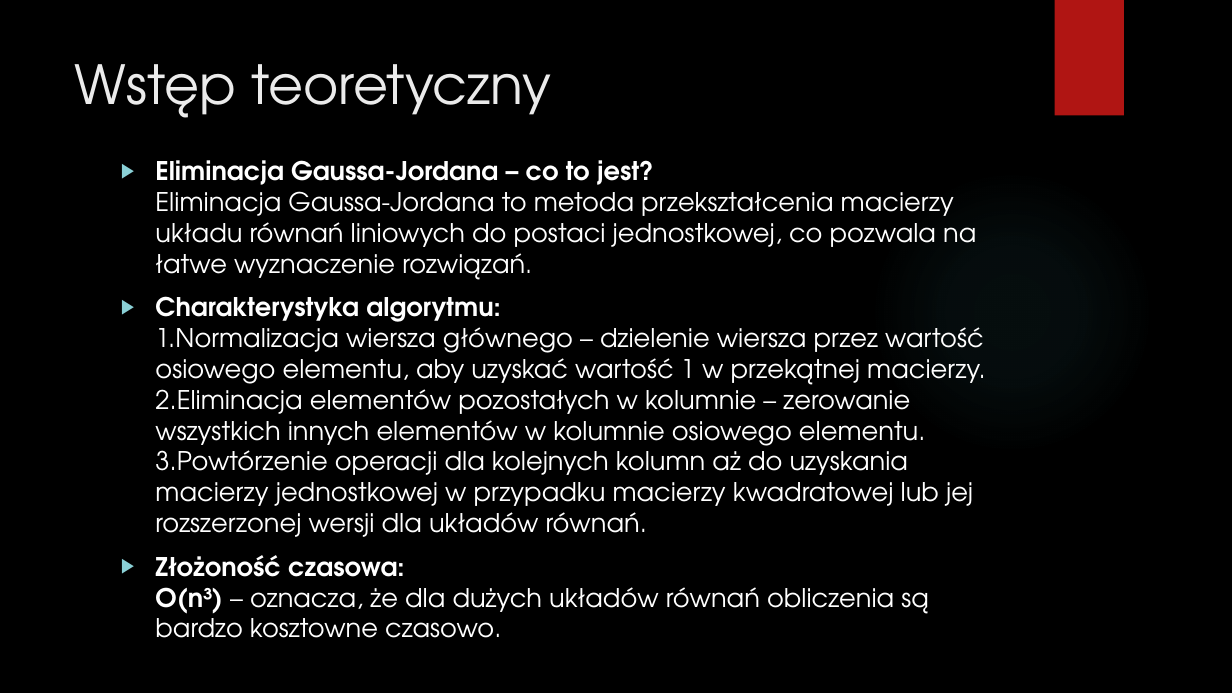
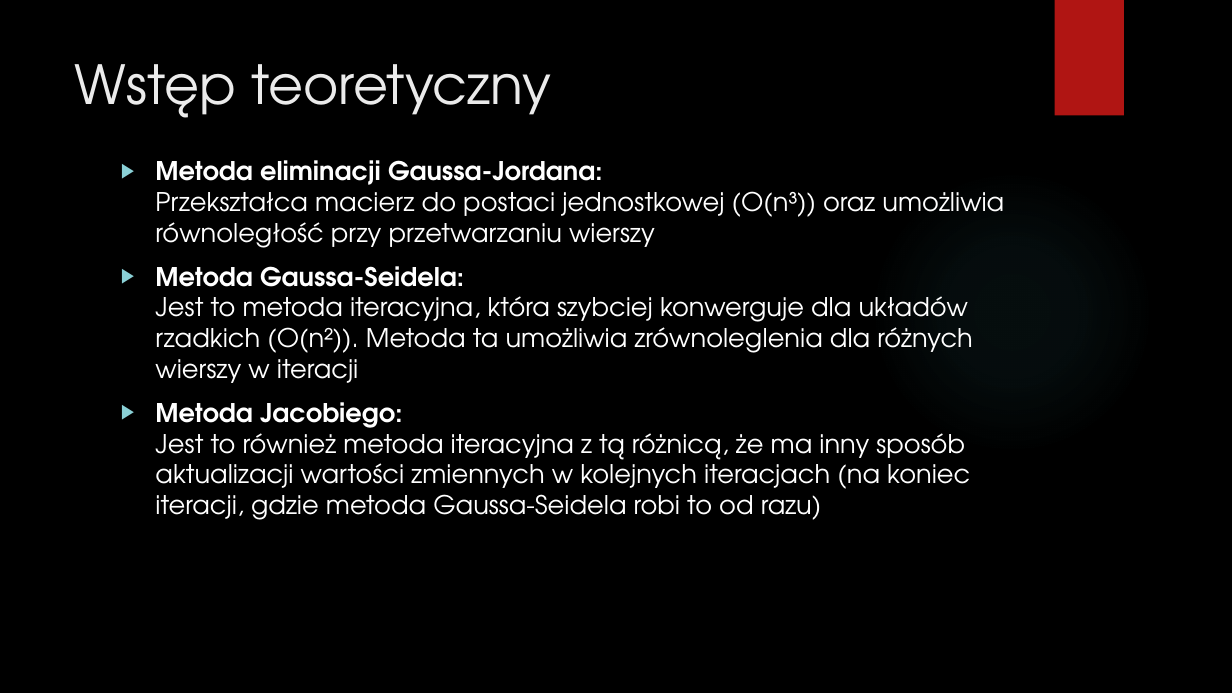
Before and after one commit to DawidGarncarek/Studia-Stopien-II, a slide deck: slide 3 of Semestr 2/Programowanie współbieżne i rozproszone/Projekt_wykład/Prezentacja_cz1.pptx. Drawn at 1232x693 pixels with LibreOffice and Linux fonts; fonts in the diff are those of the drawing; background and template pictures are left out. Boxes give left, top, right and bottom in pixels: in the first picture for what was removed or moved away, otherwise in the second. Text is boxed around its words. In the diff, an @@ line names an element or a change of style, - is before the commit and + after.

```diff
--- a/Semestr 2/Programowanie współbieżne i rozproszone/Projekt_wykład/Prezentacja_cz1.pptx
+++ b/Semestr 2/Programowanie współbieżne i rozproszone/Projekt_wykład/Prezentacja_cz1.pptx
@@ text at [155, 160, 1004, 520]: text changed @@
-▶ Eliminacja Gaussa-Jordana – co to jest?
-  Eliminacja Gaussa-Jordana to metoda przekształcenia macierzy układu równań liniowych do postaci jednostkowej, co pozwala na łatwe wyznaczenie rozwiązań.
-▶ Charakterystyka algorytmu:
-  1.Normalizacja wiersza głównego – dzielenie wiersza przez wartość osiowego elementu, aby uzyskać wartość 1 w przekątnej macierzy. 2.Eliminacja elementów pozostałych w kolumnie – zerowanie wszystkich innych elementów w kolumnie osiowego elementu. 3.Powtórzenie operacji dla kolejnych kolumn aż do uzyskania macierzy jednostkowej w przypadku macierzy kwadratowej lub jej rozszerzonej wersji dla układów równań.
-▶ Złożoność czasowa:
-  O(n³) – oznacza, że dla dużych układów równań obliczenia są bardzo kosztowne czasowo.
+▶ Metoda eliminacji Gaussa-Jordana:
+  Przekształca macierz do postaci jednostkowej (O(n³)) oraz umożliwia równoległość przy przetwarzaniu wierszy
+▶ Metoda Gaussa-Seidela:
+  Jest to metoda iteracyjna, która szybciej konwerguje dla układów rzadkich (O(n²)). Metoda ta umożliwia zrównoleglenia dla różnych wierszy w iteracji
+▶ Metoda Jacobiego:
+  Jest to również metoda iteracyjna z tą różnicą, że ma inny sposób aktualizacji wartości zmiennych w kolejnych iteracjach (na koniec iteracji, gdzie metoda Gaussa-Seidela robi to od razu)
```
Also in this commit, not shown: 5 other slides changed, 1 slide added, 1 slide removed, 3 other files.
